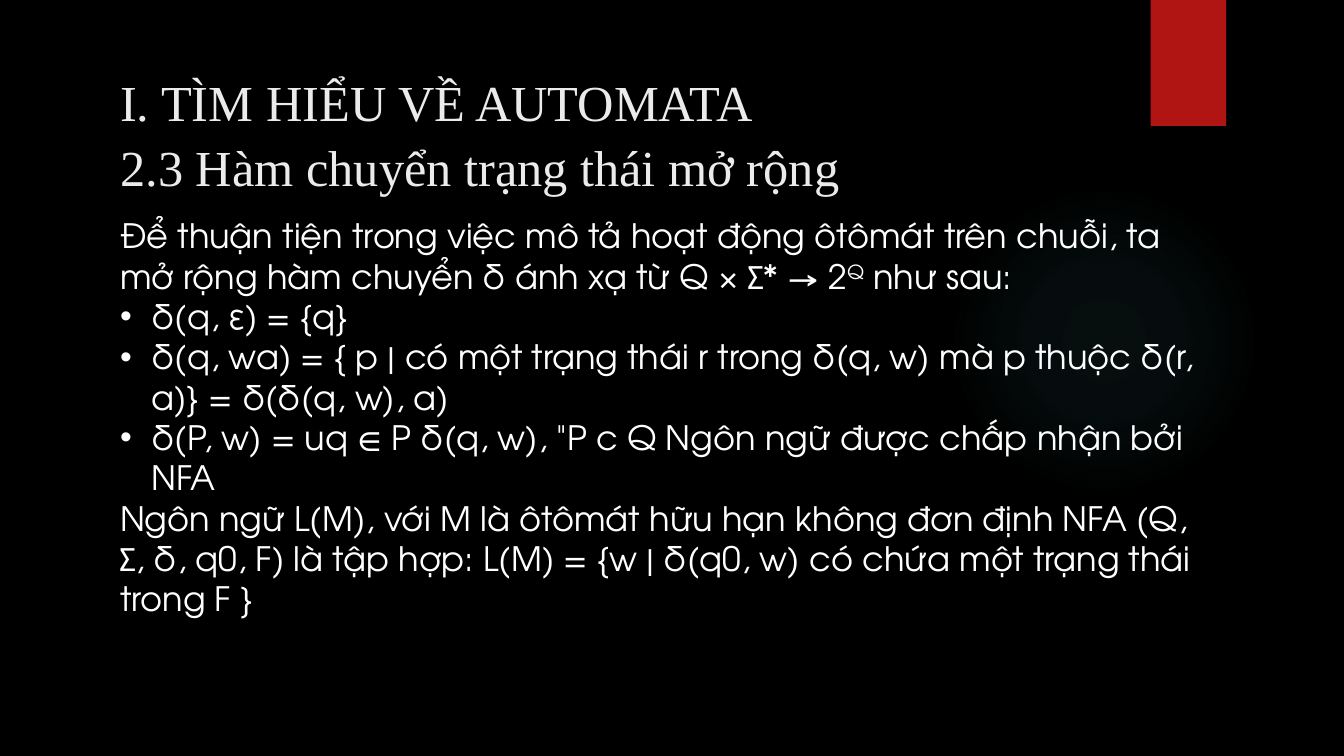
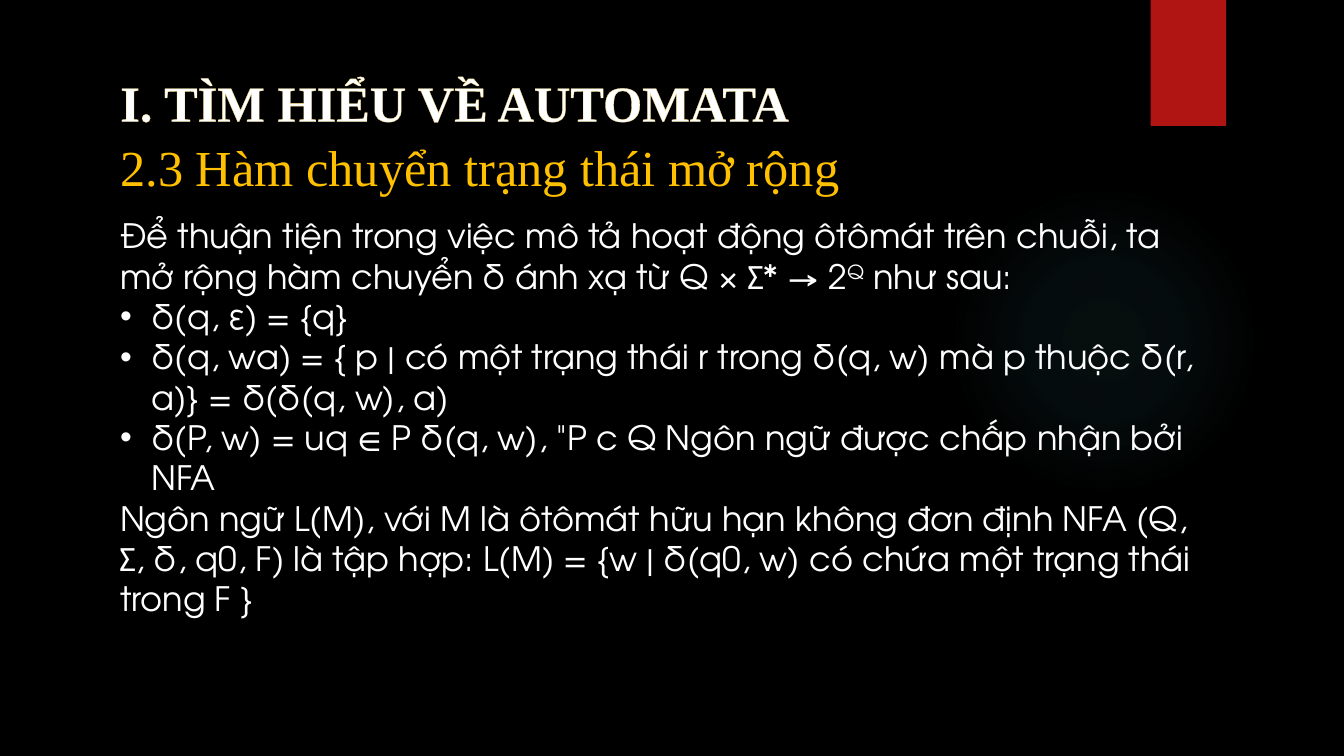
Before and after one commit to bahao113/TieuLuanNNHTvaTinhToan, a slide deck: slide 8 of bao cao.pptx. Drawn at 1344x756 pixels with LibreOffice and Linux fonts; fonts in the diff are those of the drawing; background and template pictures are left out. Boxes give left, top, right and bottom in pixels: in the first picture for what was removed or moved away, otherwise in the second. Text is boxed around its words. In the diff, an @@ line names an element or a change of style, - is before the commit and + after.

```diff
--- a/bao cao.pptx
+++ b/bao cao.pptx
@@ text "I. TÌM HIỂU VỀ AUTOMATA" at (x1=120, y1=82, x2=789, y2=123): text colour #EBEBEB to #FFFFFF, letter outline none to #F0D47F 0.52 pt, bold on @@
@@ text "2.3 Hàm chuyển trạng thái ..." at (x1=120, y1=149, x2=839, y2=196): text colour #EBEBEB to #FFC000 @@
```
Also in this commit, not shown: 8 other slides changed, 11 slides added, 1 slide removed.
